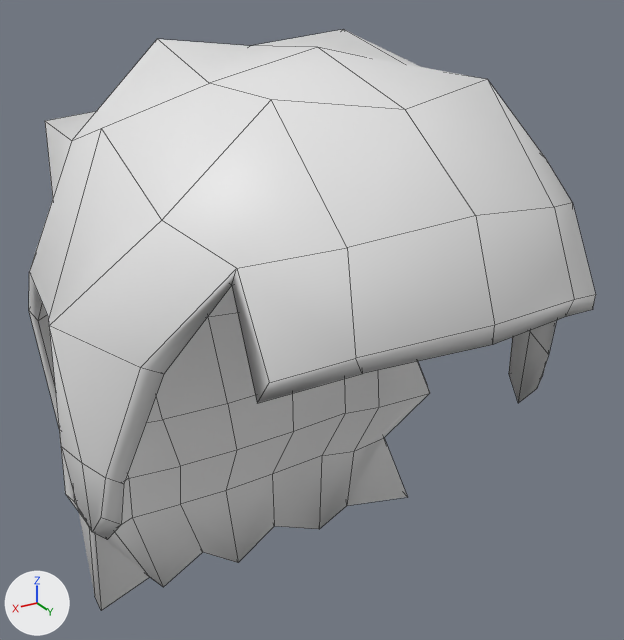
The FBX model ECOE sim/Assets/Art/Characters/Hairs/Female/MediumCurlyHair_F.fbx, before and after one commit.
Before and after are seen from a 50 mm camera at (0.572, 0.981, 1.736) aimed at (-0.034, -0.028, 1.232). Every picture has the same lights, and +X, +Y and +Z are marked at lower left. The first picture is the older version. Mesh edges are drawn as thin lines. Where no turn or scale is listed for an object, it has been applied to the vertices.

Objects in the first picture: 'MediumHair_FC'.
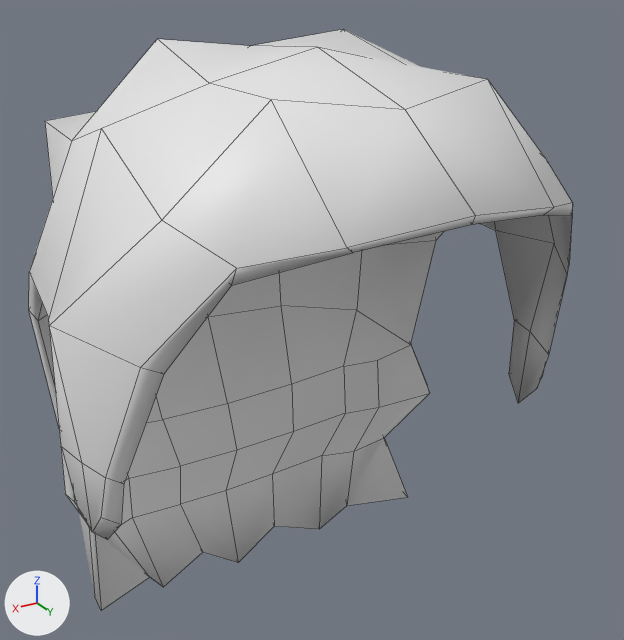
Where the change shows, as pixel boxes (x1, y1, x2, y2) in the pictures (624 x 640 px):
'MediumHair_FC', reshaped: before (29, 29, 596, 611); after (29, 29, 573, 611)
part 1 of me_cube_012, cut back: before (232, 203, 596, 403); after (232, 203, 573, 285)

The change, as a diff of the scene's bpy script:
```diff
--- a/ECOE sim/Assets/Art/Characters/Hairs/Female/MediumCurlyHair_F.fbx.py
+++ b/ECOE sim/Assets/Art/Characters/Hairs/Female/MediumCurlyHair_F.fbx.py
@@ me_cube_012 @@
 # used by ob_mediumhair_fc; location = (0.0, 0.0, 1.227)
-me_cube_012.from_pydata(...)  # 206 vertices, 204 faces; spans x -0.377..0.377, y -0.392..0.387, z -0.576..0.402
+me_cube_012.from_pydata(...)  # 196 vertices, 194 faces; spans x -0.377..0.377, y -0.392..0.347, z -0.576..0.402
+# me_cube_012 part 1
+# 10 vertices are removed from x -0.233..0.233, y 0.312..0.387, z 0.1..0.159
+# 14 faces are deleted
+# 4 new faces join them
 me_cube_012.materials.append(mat_cartoonhead)
```
